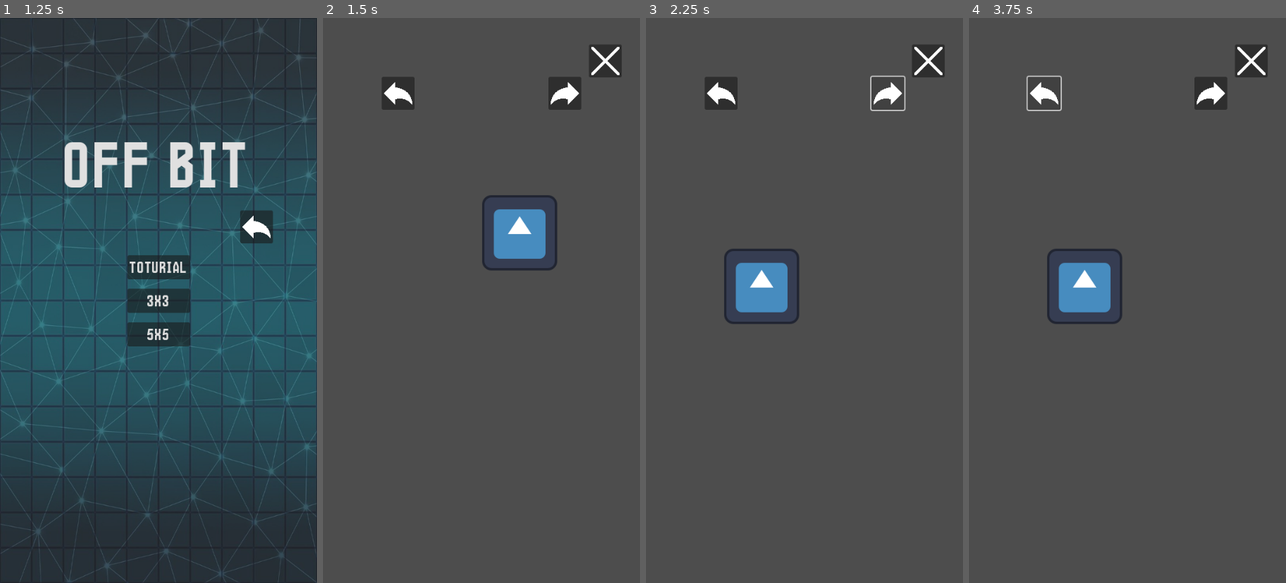
Above: before the commit, frames 1-4 (left to right).
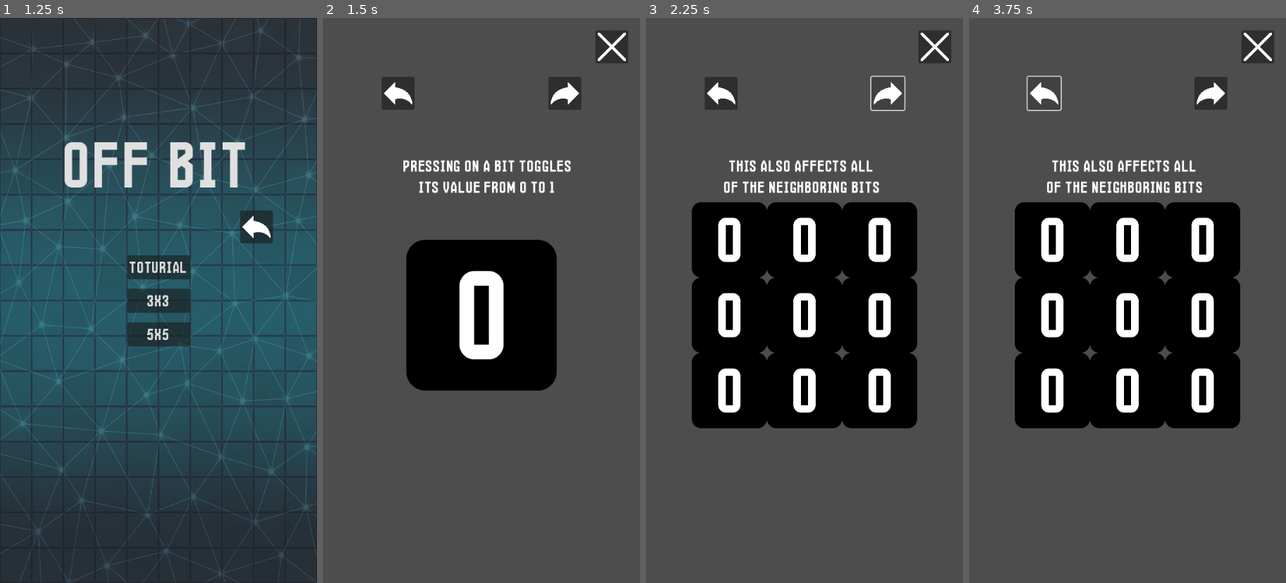
Above: after the commit, the same moments.

Repository: SytonK/off-bit
Game: Godot game, scene res://scenes/UI/menus/main menu/main_menu.tscn
The game is run twice, just before and just after one commit, with the same random seed, the same clock (stepped at 60 frames per second) and the same inputs. The engine's default icon, where the game draws it, is replaced by a stand-in: a white triangle on a blue panel in a dark square.
Inputs (mouse positions are in pixels of both pictures, inside the frame that each line leads up to):
- Up to frame 1 (1.25 s): click "Base mode" at 0.5 s
- Up to frame 2 (1.5 s): click "Toturial" at 1.25 s
- Up to frame 3 (2.25 s): click (886, 91) at 2 s
- Up to frame 4 (3.75 s): click (1209, 91) at 2.75 s; click (1045, 91) at 3.5 s

Frame 1 is identical in both runs. In frame 2, 15% of the frame differs, in the area x 25-97%, y 2-66%; in frame 3, 30%, in the area x 14-97%, y 2-73%; in frame 4, 30%.

Commit message:
feat/base tutorial

Diff:
--- a/scenes/tutorials/base tutorial/base_tutorial.tscn
+++ b/scenes/tutorials/base tutorial/base_tutorial.tscn
@@ -1,9 +1,11 @@
-[gd_scene load_steps=5 format=3 uid="uid://cm3lpl4djmllv"]
+[gd_scene load_steps=7 format=3 uid="uid://cm3lpl4djmllv"]
 
 [ext_resource type="Script" uid="uid://m81fbiug1fdu" path="res://scripts/tutorials/base tutorial/base_tutorial.gd" id="1_p7hoq"]
 [ext_resource type="PackedScene" uid="uid://ctpgwfd4b33a5" path="res://scenes/UI/part selector/part_selector.tscn" id="1_q2l0b"]
 [ext_resource type="Texture2D" uid="uid://b78keiyqygu62" path="res://assets/icons/x-icon.png" id="1_qjkwa"]
-[ext_resource type="Texture2D" uid="uid://bvmwu50mipa0j" path="res://icon.svg" id="3_3uuh1"]
+[ext_resource type="PackedScene" uid="uid://88b7sybxdwmb" path="res://scenes/tutorials/base tutorial/parts/base_part_1.tscn" id="4_uctne"]
+[ext_resource type="PackedScene" uid="uid://2ki2w2dsnm8l" path="res://scenes/tutorials/base tutorial/parts/base_part_2.tscn" id="5_as6he"]
+[ext_resource type="PackedScene" uid="uid://dhjxgenhhll82" path="res://scenes/tutorials/base tutorial/parts/base_part_3.tscn" id="6_as6he"]
 
 [node name="BaseTutorial" type="Node2D"]
 script = ExtResource("1_p7hoq")
@@ -21,29 +23,26 @@
 
 [node name="PartSelector" parent="CanvasLayer/MarginContainer" node_paths=PackedStringArray("parts") instance=ExtResource("1_q2l0b")]
 layout_mode = 2
-parts = [NodePath("../../../Icon"), NodePath("../../../Icon2"), NodePath("../../../Icon3")]
+parts = [NodePath("../../../BasePart1"), NodePath("../../../BasePart2"), NodePath("../../../BasePart3")]
 
 [node name="QuitButton" type="Button" parent="CanvasLayer"]
 anchors_preset = 1
 anchor_left = 1.0
 anchor_right = 1.0
-offset_left = -87.0
-offset_top = 45.0
-offset_right = -31.0
-offset_bottom = 101.0
+offset_left = -76.0
+offset_top = 21.0
+offset_right = -20.0
+offset_bottom = 77.0
 grow_horizontal = 0
 icon = ExtResource("1_qjkwa")
 
-[node name="Icon" type="Sprite2D" parent="."]
-position = Vector2(335, 365)
-texture = ExtResource("3_3uuh1")
+[node name="BasePart1" parent="." instance=ExtResource("4_uctne")]
+position = Vector2(270, 505)
 
-[node name="Icon2" type="Sprite2D" parent="."]
-position = Vector2(197, 456)
-texture = ExtResource("3_3uuh1")
+[node name="BasePart2" parent="." instance=ExtResource("5_as6he")]
+position = Vector2(270, 505)
 
-[node name="Icon3" type="Sprite2D" parent="."]
-position = Vector2(343, 555)
-texture = ExtResource("3_3uuh1")
+[node name="BasePart3" parent="." instance=ExtResource("6_as6he")]
+position = Vector2(270, 505)
 
 [connection signal="pressed" from="CanvasLayer/QuitButton" to="." method="_on_quit_button_pressed"]
--- /dev/null
+++ b/scenes/tutorials/base tutorial/parts/base_part_1.tscn
@@ -0,0 +1,22 @@
+[gd_scene load_steps=2 format=3 uid="uid://88b7sybxdwmb"]
+
+[ext_resource type="Script" uid="uid://dcl4q64bnl4hh" path="res://scripts/grid/grid.gd" id="1_5rltt"]
+
+[node name="BasePart1" type="Node2D"]
+
+[node name="Grid" type="Node2D" parent="."]
+scale = Vector2(0.5, 0.5)
+script = ExtResource("1_5rltt")
+height = 1
+width = 1
+
+[node name="Label" type="Label" parent="."]
+offset_left = -141.0
+offset_top = -270.0
+offset_right = 163.0
+offset_bottom = -201.0
+theme_override_font_sizes/font_size = 32
+text = "pressing on a bit toggles
+its value from 0 to 1"
+horizontal_alignment = 1
+vertical_alignment = 1
--- /dev/null
+++ b/scenes/tutorials/base tutorial/parts/base_part_2.tscn
@@ -0,0 +1,20 @@
+[gd_scene load_steps=2 format=3 uid="uid://2ki2w2dsnm8l"]
+
+[ext_resource type="Script" uid="uid://dcl4q64bnl4hh" path="res://scripts/grid/grid.gd" id="1_vys4x"]
+
+[node name="BasePart1" type="Node2D"]
+
+[node name="Grid" type="Node2D" parent="."]
+scale = Vector2(0.25, 0.25)
+script = ExtResource("1_vys4x")
+
+[node name="Label" type="Label" parent="."]
+offset_left = -156.0
+offset_top = -270.0
+offset_right = 148.0
+offset_bottom = -201.0
+theme_override_font_sizes/font_size = 32
+text = "This also affects all
+of the neighboring bits"
+horizontal_alignment = 1
+vertical_alignment = 1
--- /dev/null
+++ b/scenes/tutorials/base tutorial/parts/base_part_3.tscn
@@ -0,0 +1,57 @@
+[gd_scene load_steps=3 format=3 uid="uid://dhjxgenhhll82"]
+
+[ext_resource type="Script" uid="uid://dcl4q64bnl4hh" path="res://scripts/grid/grid.gd" id="1_jog73"]
+[ext_resource type="Script" uid="uid://yf5rkox40wga" path="res://scripts/tutorials/base tutorial/parts/base_part_3.gd" id="1_mo1rr"]
+
+[node name="BasePart1" type="Node2D"]
+script = ExtResource("1_mo1rr")
+
+[node name="Grid" type="Node2D" parent="."]
+scale = Vector2(0.25, 0.25)
+script = ExtResource("1_jog73")
+
+[node name="Label" type="Label" parent="."]
+offset_left = -156.0
+offset_top = -270.0
+offset_right = 148.0
+offset_bottom = -201.0
+theme_override_font_sizes/font_size = 32
+text = "The goal of the game is
+to set all bits to 0"
+horizontal_alignment = 1
+vertical_alignment = 1
+
+[node name="WinCanvasLayer" type="CanvasLayer" parent="."]
+visible = false
+
+[node name="ColorRect" type="ColorRect" parent="WinCanvasLayer"]
+anchors_preset = 15
+anchor_right = 1.0
+anchor_bottom = 1.0
+grow_horizontal = 2
+grow_vertical = 2
+color = Color(1, 1, 1, 0.216)
+
+[node name="WinMenu" type="VBoxContainer" parent="WinCanvasLayer"]
+anchors_preset = 8
+anchor_left = 0.5
+anchor_top = 0.5
+anchor_right = 0.5
+anchor_bottom = 0.5
+offset_left = -86.0
+offset_top = -49.0
+offset_right = 86.0
+offset_bottom = 49.0
+grow_horizontal = 2
+grow_vertical = 2
+
+[node name="KeepPlayingButton" type="Button" parent="WinCanvasLayer/WinMenu"]
+layout_mode = 2
+text = "Keep playing"
+
+[node name="MainMenuButton" type="Button" parent="WinCanvasLayer/WinMenu"]
+layout_mode = 2
+text = "go to main menu"
+
+[connection signal="pressed" from="WinCanvasLayer/WinMenu/KeepPlayingButton" to="." method="_on_keep_playing_button_pressed"]
+[connection signal="pressed" from="WinCanvasLayer/WinMenu/MainMenuButton" to="." method="_on_main_menu_button_pressed"]
--- /dev/null
+++ b/scripts/tutorials/base tutorial/parts/base_part_3.gd
@@ -0,0 +1,25 @@
+extends Node2D
+
+
+const MAIN_MENU_SCENE_PATH = "res://scenes/UI/menus/main menu/main_menu.tscn"
+
+@onready var win_canvas_layer: CanvasLayer = $WinCanvasLayer
+
+@onready var grid: Grid = $Grid
+
+func _ready() -> void:
+	grid.cycle_cells(Vector2i(0,0))
+	grid.cycle_cells(Vector2i(2,2))
+	grid.win.connect(_show_win_menu)
+
+func _show_win_menu() -> void:
+	win_canvas_layer.visible = true
+	grid.win.disconnect(_show_win_menu)
+
+
+func _on_keep_playing_button_pressed() -> void:
+	win_canvas_layer.visible = false
+
+
+func _on_main_menu_button_pressed() -> void:
+	get_tree().change_scene_to_file(MAIN_MENU_SCENE_PATH)
Not shown, added: scripts/tutorials/base tutorial/parts/base_part_3.gd.uid
